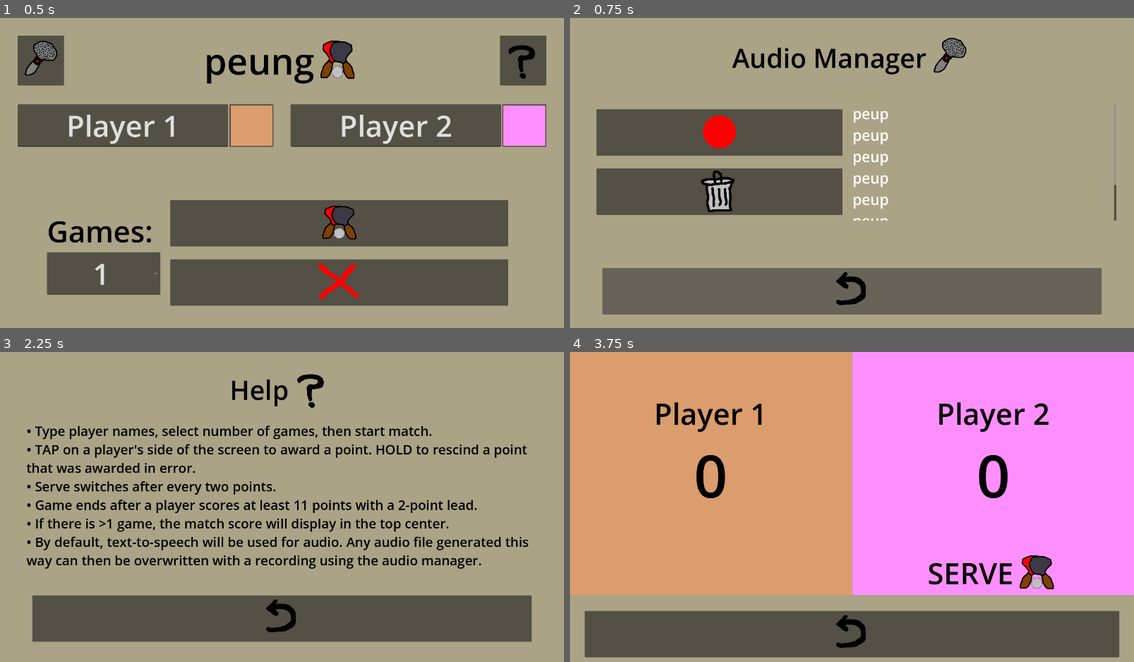
Above: before the commit, frames 1-4 (two rows, left to right).
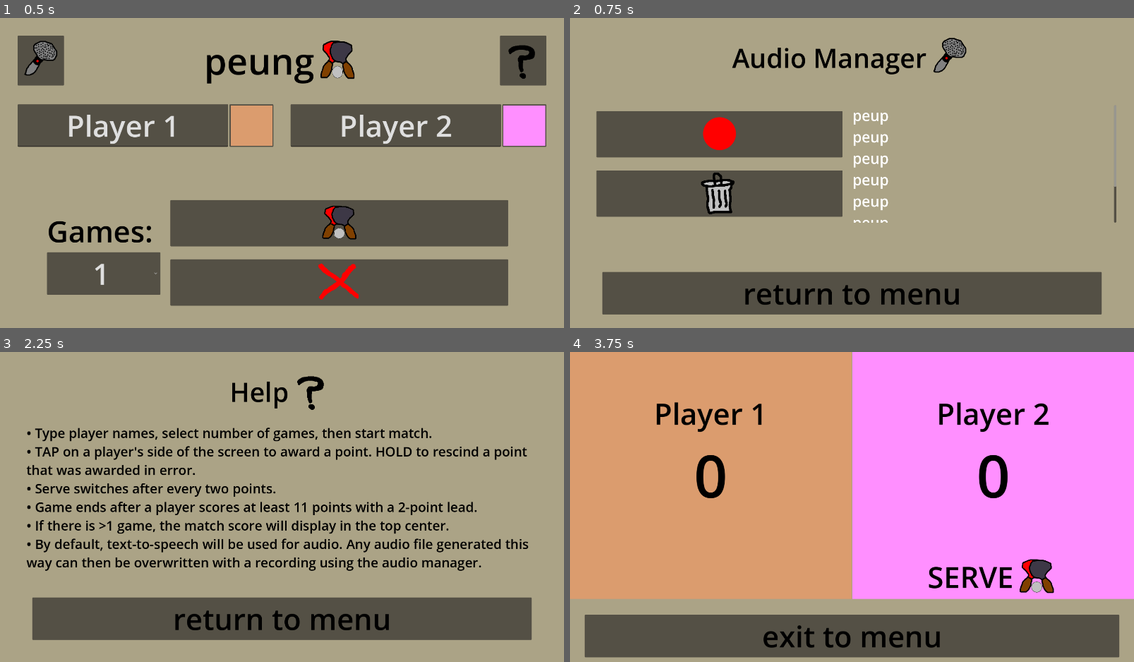
Above: after the commit, the same moments.

Repository: yusufmte/peung-app
Game: Godot game, scene res://scenes/menu.tscn
Same seed, same stepped clock (60 frames per second), same inputs: the game is played once before the commit and once after it.
Inputs (mouse positions are in pixels of both pictures, inside the frame that each line leads up to; where the layout moved, square brackets give the same spot in the first picture):
- Up to frame 1 (0.5 s): no input
- Up to frame 2 (0.75 s): click (609, 61) at 0.5 s
- Up to frame 3 (2.25 s): click (282, 627) [282, 624] at 1.25 s; click (524, 395) at 2 s
- Up to frame 4 (3.75 s): click (852, 618) at 2.75 s; click (908, 556) at 3.5 s

Frame 1 is identical in both runs. In frame 2, 4.4% of the frame differs, in the area x 4-97%, y 29-93%; in frame 3, 11%, in the area x 4-95%, y 7-94%; in frame 4, 4.6%.

Commit message:
change undo button to "exit to menu"
to avoid confusion - close #11

Diff:
--- a/scenes/audio_manager.tscn
+++ b/scenes/audio_manager.tscn
@@ -1,10 +1,9 @@
-[gd_scene load_steps=6 format=3 uid="uid://dfca33foh27q8"]
+[gd_scene load_steps=5 format=3 uid="uid://dfca33foh27q8"]
 
 [ext_resource type="Script" uid="uid://bylt58y3m00qt" path="res://scripts/audio_manager.gd" id="1_aoitu"]
 [ext_resource type="Texture2D" uid="uid://bumkhca36v0p0" path="res://icons/mic.png" id="1_mhnvy"]
 [ext_resource type="Texture2D" uid="uid://c7hof84g7sgn2" path="res://icons/record.png" id="2_m6ggh"]
 [ext_resource type="Texture2D" uid="uid://cephd2gucet7x" path="res://icons/delete.png" id="3_aoitu"]
-[ext_resource type="Texture2D" uid="uid://dyvjest5p0use" path="res://icons/return.png" id="4_m6ggh"]
 
 [node name="AudioManager" type="Control"]
 layout_mode = 3
@@ -173,5 +172,7 @@
 
 [node name="ReturnButton" type="Button" parent="ColorRect/MarginContainer/VBoxContainer/ReturnButtonMargin"]
 layout_mode = 2
-icon = ExtResource("4_m6ggh")
+theme_override_colors/font_color = Color(0, 0, 0, 1)
+theme_override_font_sizes/font_size = 100
+text = "return to menu"
 icon_alignment = 1
--- a/scenes/help.tscn
+++ b/scenes/help.tscn
@@ -1,8 +1,7 @@
-[gd_scene load_steps=4 format=3 uid="uid://d15fmqjobgdib"]
+[gd_scene load_steps=3 format=3 uid="uid://d15fmqjobgdib"]
 
 [ext_resource type="Texture2D" uid="uid://ipmhkjehnv83" path="res://icons/help.png" id="1_50phg"]
 [ext_resource type="Script" uid="uid://bkdmjpojlcgiu" path="res://scripts/help.gd" id="1_chmrd"]
-[ext_resource type="Texture2D" uid="uid://dyvjest5p0use" path="res://icons/return.png" id="1_e3oed"]
 
 [node name="Help" type="Control"]
 layout_mode = 3
@@ -89,5 +88,7 @@
 
 [node name="ReturnButton" type="Button" parent="ColorRect/MarginContainer/VBoxContainer/ReturnButtonMargin"]
 layout_mode = 2
-icon = ExtResource("1_e3oed")
+theme_override_colors/font_color = Color(0, 0, 0, 1)
+theme_override_font_sizes/font_size = 100
+text = "return to menu"
 icon_alignment = 1
--- a/scenes/match.tscn
+++ b/scenes/match.tscn
@@ -1,8 +1,7 @@
-[gd_scene load_steps=4 format=3 uid="uid://c1hwkln1ddunq"]
+[gd_scene load_steps=3 format=3 uid="uid://c1hwkln1ddunq"]
 
 [ext_resource type="Script" uid="uid://bxad7bd1lwfr4" path="res://scripts/match.gd" id="1_5rc6j"]
 [ext_resource type="Texture2D" uid="uid://cq844twwksxbs" path="res://icons/icon2.png" id="1_t0cgm"]
-[ext_resource type="Texture2D" uid="uid://dyvjest5p0use" path="res://icons/return.png" id="2_5rc6j"]
 
 [node name="match" type="Control"]
 layout_mode = 3
@@ -176,8 +175,10 @@
 
 [node name="ReturnButton" type="Button" parent="ColorRect/MarginContainer/VBoxContainer/ReturnButtonMargin"]
 layout_mode = 2
-icon = ExtResource("2_5rc6j")
-icon_alignment = 1
+size_flags_horizontal = 3
+theme_override_colors/font_color = Color(0, 0, 0, 1)
+theme_override_font_sizes/font_size = 100
+text = "exit to menu"
 
 [node name="DeuceLabel" type="Label" parent="ColorRect"]
 visible = false
Binary file removed: icons/return.png
Not shown, removed: icons/return.png.import
